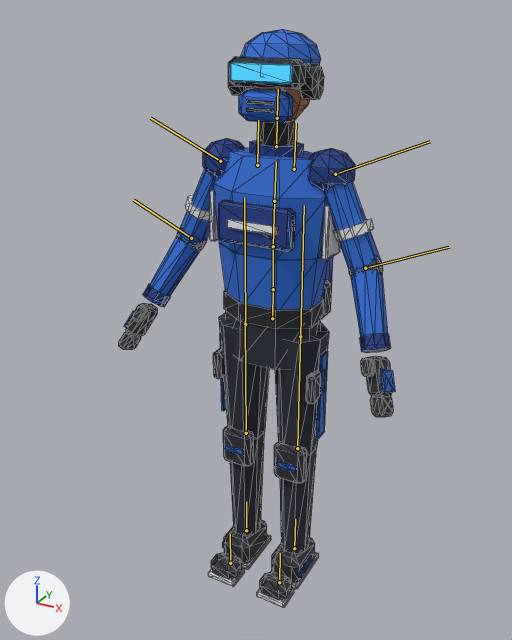
An edit to the glTF model assets/models/players/blue_player_rigged.glb, drawn before and after from the same camera.
The view is the same before and after, from a 50 mm camera at (0.955, -1.847, 1.886) aimed at (-0.052, -0.017, 0.971). The lights are fixed; the arrows at lower left show +X, +Y and +Z. The picture after the commit comes second. Both versions are drawn at frame 24 of the action 'Idle'; the numbers are the values there. The bones that change, and the others that lie on the model, are drawn over the model as lines. Mesh edges are drawn as thin lines.

The first picture shows 'blue_player'.
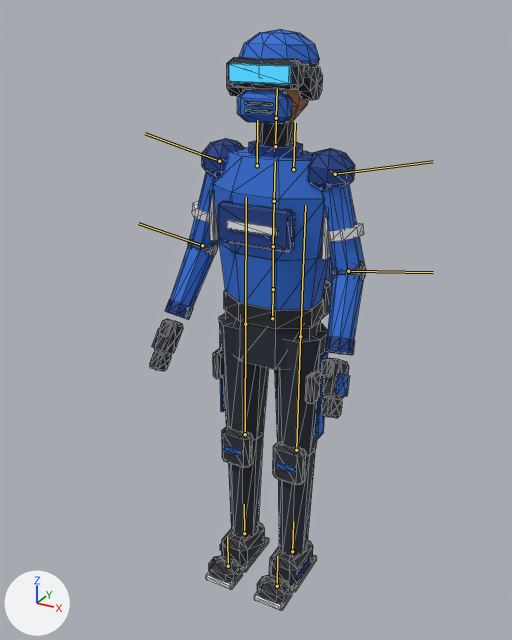
The edits, one by one:
Bone 'LeftArm' (bone_leftarm) turns from (0, 0, -67) to (1, -1, -77) degrees about its own x, y and z.
Bone 'LeftForeArm' (bone_leftforearm) turns from (0, -25, 0) to (1, -27, -4) degrees about its own x, y and z.
Bone 'RightArm' (bone_rightarm) turns from (0, 0, 67) to (1, 1, 77) degrees about its own x, y and z.
Bone 'RightForeArm' (bone_rightforearm) turns from (0, 25, 0) to (1, 27, 4) degrees about its own x, y and z.
Bone 'LeftUpLeg' (bone_leftupleg) turns from (0, 0, 0) to (-1, 0, 0) degrees about its own x, y and z.
Bone 'RightUpLeg' (bone_rightupleg) turns from (0, 0, 0) to (-1, 0, 0) degrees about its own x, y and z.

What differs and where, as boxes (x1, y1, x2, y2) in the pictures (512 x 640 px):
'blue_player', posed (22% narrower)
    before: (119, 29, 395, 607)
    after: (150, 29, 366, 611)
bone 'LeftArm', root to tip
    before: (335, 174) to (430, 141)
    after: (335, 174) to (433, 161)
bone 'LeftForeArm', root to tip
    before: (365, 268) to (449, 247)
    after: (348, 271) to (433, 272)
bone 'RightArm', root to tip
    before: (220, 161) to (150, 118)
    after: (219, 161) to (145, 133)
bone 'RightForeArm', root to tip
    before: (191, 238) to (133, 200)
    after: (202, 245) to (138, 223)
bone 'LeftUpLeg', root to tip
    before: (300, 336) to (304, 205)
    after: (300, 336) to (305, 205)
bone 'RightUpLeg', root to tip
    before: (245, 324) to (244, 197)
    after: (245, 324) to (246, 197)
